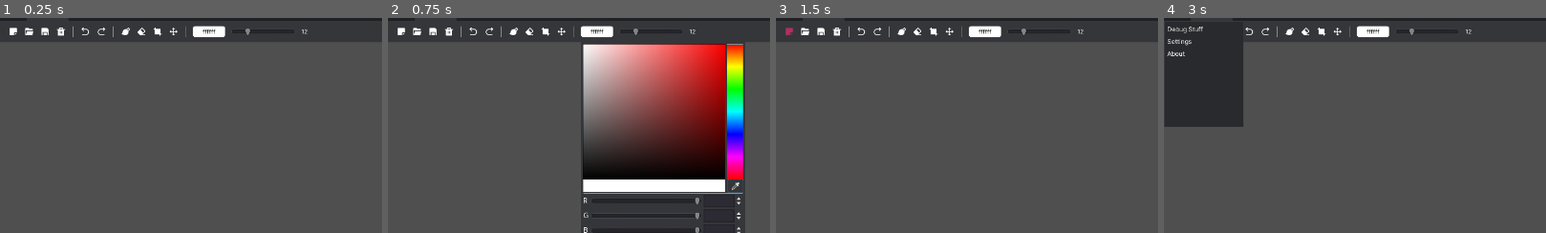
Above: before the commit, frames 1-4 (left to right).
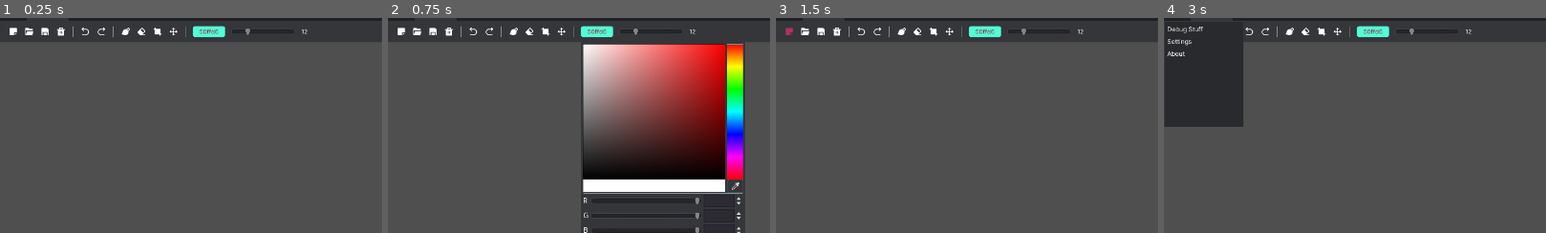
Above: after the commit, the same moments.

Repository: Epsilon0xCell/Lorien
Game: Godot game, scene res://Main.tscn
Same seed, same stepped clock (60 frames per second), same inputs: the game is played once before the commit and once after it. The engine's default icon, where the game draws it, is replaced by a stand-in: a white triangle on a blue panel in a dark square.
Inputs (mouse positions are % of the whole screen's width and height, from its top left):
- Up to frame 1 (0.25 s): no input
- Up to frame 2 (0.75 s): click "ffffff" (after the commit: "50ffd6") at 0.5 s
- Up to frame 3 (1.5 s): click (2, 7) at 1.27 s
- Up to frame 4 (3 s): click (2, 7) at 2.02 s; click (1, 2) at 2.75 s
The pictures show only the part of the screen within x 0-50%, y 4-54%; the shares and areas given below are measured in that part.

The runs differ from the first frame. In frame 1, 0.4% of the frame differs, in the area x 50-59%, y 3-9%; in frame 2, 0.4%; in frame 3, 0.4%; in frame 4, 0.4%.

Commit message:
Improved line rendering

Diff:
--- a/lorien/BrushStroke.gd
+++ b/lorien/BrushStroke.gd
@@ -1,7 +1,6 @@
 class_name BrushStroke
 
 const MAX_PRESSURE_VALUE = 65535
-const MIN_PRESSURE_VALUE = int(MAX_PRESSURE_VALUE * 0.25)
 
 # -------------------------------------------------------------------------------------------------
 var color: Color
@@ -18,7 +17,6 @@
 # -------------------------------------------------------------------------------------------------
 func add_point(point: Vector2, pressure: float) -> void:
 	pressure = int(floor(pressure * MAX_PRESSURE_VALUE))
-	pressure = max(MIN_PRESSURE_VALUE, pressure)
 
 	points.append(point)
 	pressures.append(pressure)
@@ -42,7 +40,7 @@
 
 		# Distance between 2 points must be greater than x
 		var distance = prev_point.distance_to(point)
-		var distance_cond = distance > 2.0
+		var distance_cond = distance > 1.0
 
 		# Angle between points must be beigger than x deg
 		var angle := rad2deg(prev_point.angle_to_point(point))
@@ -50,7 +48,9 @@
 		var angle_cond = angle_diff >= 1.0
 		previous_angle = angle
 
-		if distance_cond && angle_cond:
+		var point_too_far_away = distance > 100
+
+		if point_too_far_away || (distance_cond && angle_cond):
 			filtered_points.append(point)
 			filtered_pressures.append(pressure)
 		else:
@@ -68,6 +68,7 @@
 func apply(line2d: Line2D) -> void:
 	line2d.clear_points()
 	line2d.width_curve.clear_points()
+	line2d.width_curve.bake_resolution = pressures.size()
 
 	line2d.default_color = color
 	line2d.width = size
--- a/lorien/Utils/Config.gd
+++ b/lorien/Config.gd
@@ -1,6 +1,10 @@
 class_name Config
 
-const DEFAULT_BRUSH_COLOR 			:= Color.white
+# Nice colors:
+# 50ffd6
+#
+
+const DEFAULT_BRUSH_COLOR 			:= Color("50ffd6")
 const DEFAULT_BRUSH_SIZE			:= 12
 const DEFAULT_FILE_DIALOG_PATH 		:= "C:/Users/mbrla/Desktop/Lorien"
 const DRAW_DEBUG_POINTS				:= false
--- a/lorien/InfiniteCanvas/InfiniteCanvas.gd
+++ b/lorien/InfiniteCanvas/InfiniteCanvas.gd
@@ -2,6 +2,7 @@
 class_name InfiniteCanvas
 
 const DEBUG_POINT_TEXTURE = preload("res://Assets/icon.png")
+const STROKE_TEXTURE = preload("res://Assets/stroke_texture.png")
 
 # -------------------------------------------------------------------------------------------------
 class Info:
@@ -16,6 +17,7 @@
 onready var _camera: Camera2D = $Viewport/Camera2D
 onready var _cursor: Node2D = $Viewport/BrushCursor
 
+export var pressure_curve: Curve
 var _current_line_2d: Line2D
 var _brush_strokes := []
 var _current_brush_stroke: BrushStroke
@@ -54,6 +56,7 @@
 
 		if _current_line_2d != null && _last_mouse_motion != null:
 			var pressure = _last_mouse_motion.pressure
+			pressure = pressure_curve.interpolate(pressure)
 			add_point(brush_position, pressure)
 			_last_mouse_motion = null
 
@@ -66,8 +69,10 @@
 	line.width_curve = Curve.new()
 	#line.begin_cap_mode = Line2D.LINE_CAP_ROUND
 	#line.end_cap_mode = Line2D.LINE_CAP_ROUND
-	line.joint_mode = Line2D.LINE_JOINT_ROUND
-	#line.antialiased = true
+	line.joint_mode = Line2D.LINE_CAP_ROUND
+	line.antialiased = false
+	line.texture = STROKE_TEXTURE
+	line.texture_mode = Line2D.LINE_TEXTURE_STRETCH
 	return line
 
 # -------------------------------------------------------------------------------------------------
@@ -107,6 +112,8 @@
 			_line2d_container.call_deferred("remove_child", _current_line_2d)
 		else:
 			print("%d; removed: %d" % [_current_brush_stroke.points.size(), _current_brush_stroke.points_removed_during_optimize])
+			#_current_brush_stroke.pressures[_current_brush_stroke.pressures.size()-1] *= 0.85
+
 			_current_brush_stroke.apply(_current_line_2d)
 			info.stroke_count += 1
 			info.point_count += _current_line_2d.points.size()
@@ -123,7 +130,7 @@
 		var s = Sprite.new()
 		line2d.add_child(s)
 		s.texture = DEBUG_POINT_TEXTURE
-		s.scale = Vector2.ONE * (line2d.width * .005)
+		s.scale = Vector2.ONE * (line2d.width * .004)
 		s.global_position = p
 
 # -------------------------------------------------------------------------------------------------
--- a/lorien/InfiniteCanvas/InfiniteCanvas.tscn
+++ b/lorien/InfiniteCanvas/InfiniteCanvas.tscn
@@ -1,8 +1,9 @@
-[gd_scene load_steps=4 format=2]
+[gd_scene load_steps=5 format=2]
 
 [ext_resource path="res://InfiniteCanvas/InfiniteCanvas.gd" type="Script" id=1]
 [ext_resource path="res://InfiniteCanvas/PanZoomCamera.gd" type="Script" id=2]
 [ext_resource path="res://InfiniteCanvas/BrushCursor.tscn" type="PackedScene" id=3]
+[ext_resource path="res://InfiniteCanvas/pressure_curve.tres" type="Curve" id=4]
 
 [node name="InfiniteCanvas" type="ViewportContainer"]
 anchor_right = 1.0
@@ -11,6 +12,7 @@
 __meta__ = {
 "_edit_use_anchors_": false
 }
+pressure_curve = ExtResource( 4 )
 
 [node name="Viewport" type="Viewport" parent="."]
 size = Vector2( 1920, 1080 )
--- /dev/null
+++ b/lorien/InfiniteCanvas/pressure_curve.tres
@@ -0,0 +1,4 @@
+[gd_resource type="Curve" format=2]
+
+[resource]
+_data = [ Vector2( 0, 0.192982 ), 0.0, 0.0, 0, 0, Vector2( 1, 1 ), 1.61254, 0.0, 0, 0 ]
--- a/lorien/Main.tscn
+++ b/lorien/Main.tscn
@@ -77,10 +77,10 @@
 }
 
 [node name="ColorPicker" type="ColorPicker" parent="ColorpickerPopup/PanelContainer"]
-margin_left = 168.0
-margin_top = 168.0
-margin_right = 476.0
-margin_bottom = 606.0
+margin_left = 196.0
+margin_top = 196.0
+margin_right = 504.0
+margin_bottom = 634.0
 edit_alpha = false
 __meta__ = {
 "_edit_use_anchors_": false
--- a/lorien/project.godot
+++ b/lorien/project.godot
@@ -17,7 +17,7 @@
 "base": "Reference",
 "class": "Config",
 "language": "GDScript",
-"path": "res://Utils/Config.gd"
+"path": "res://Config.gd"
 }, {
 "base": "ViewportContainer",
 "class": "InfiniteCanvas",
@@ -82,7 +82,6 @@
 
 window/size/width=1920
 window/size/height=1080
-window/size/borderless=true
 window/size/test_width=1440
 window/size/test_height=810
 window/dpi/allow_hidpi=true
Binary file added: lorien/Assets/stroke_texture.png
Not shown, added: lorien/Assets/stroke_texture.png.import
